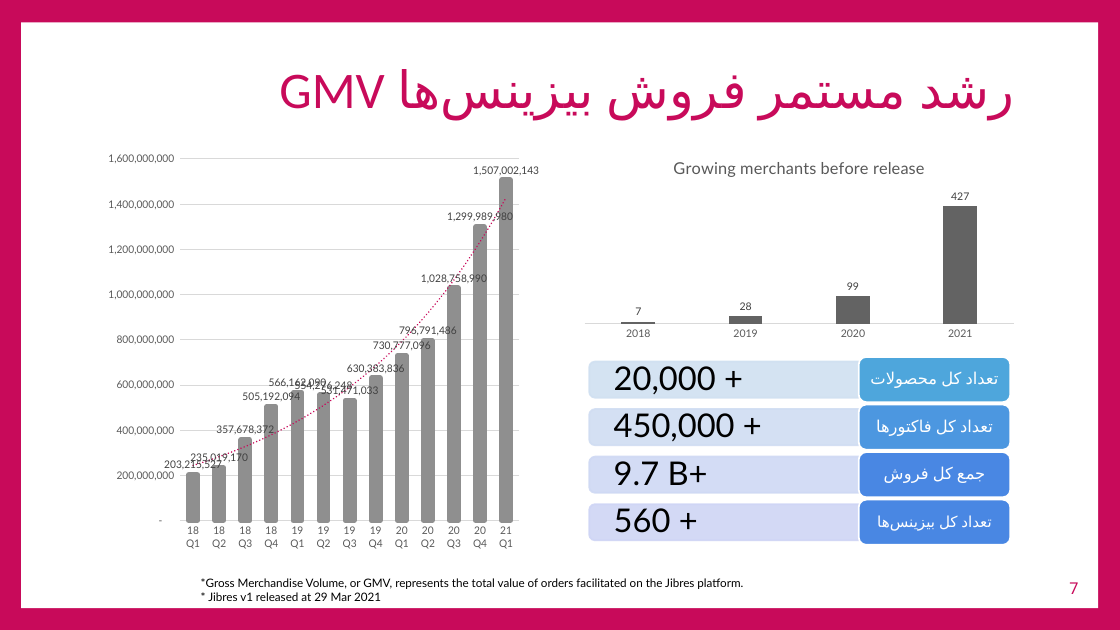
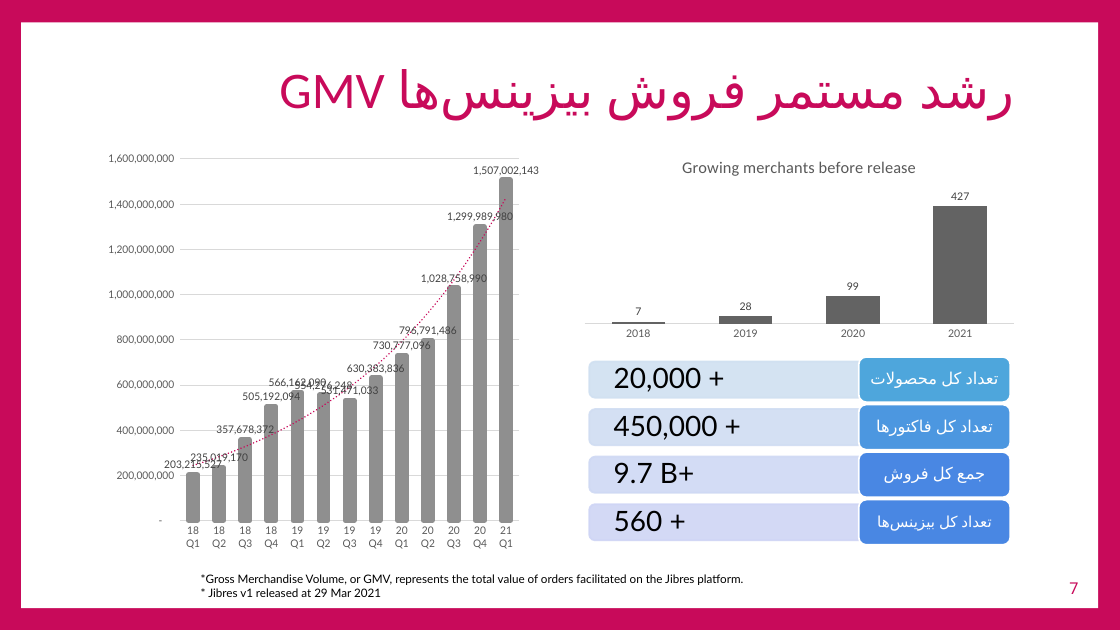
Before and after one commit to ghasemizade/talambar_cdn, a slide deck: slide 7 of business/PitchDeck/JIbres-PitchDeck-v1.pptx. Drawn at 1120x630 pixels with LibreOffice and Linux fonts; fonts in the diff are those of the drawing; background and template pictures are left out. Boxes give left, top, right and bottom in pixels: in the first picture for what was removed or moved away, otherwise in the second. Text is boxed around its words. In the diff, an @@ line names an element or a change of style, - is before the commit and + after.

```diff
--- a/business/PitchDeck/JIbres-PitchDeck-v1.pptx
+++ b/business/PitchDeck/JIbres-PitchDeck-v1.pptx
@@ column chart at (576,145,1023,344) @@
@@ bar spacing changed @@
@@ size 28 to 24 pt; indent changed in 4 elements at (614,367,702,392), (614,415,718,440), (614,462,694,483), (614,510,663,532) @@
@@ text "*Gross Merchandise Volume, or GMV, ...": place and size @@
-text "*Gross Merchandise Volume, or GMV, ..." at (201,578,743,601)
+text "*Gross Merchandise Volume, or GMV, ..." at (201,574,743,597)
```
Also in this commit, not shown: 11 other slides changed, 1 slide added, 1 slide removed, 2 other files.
